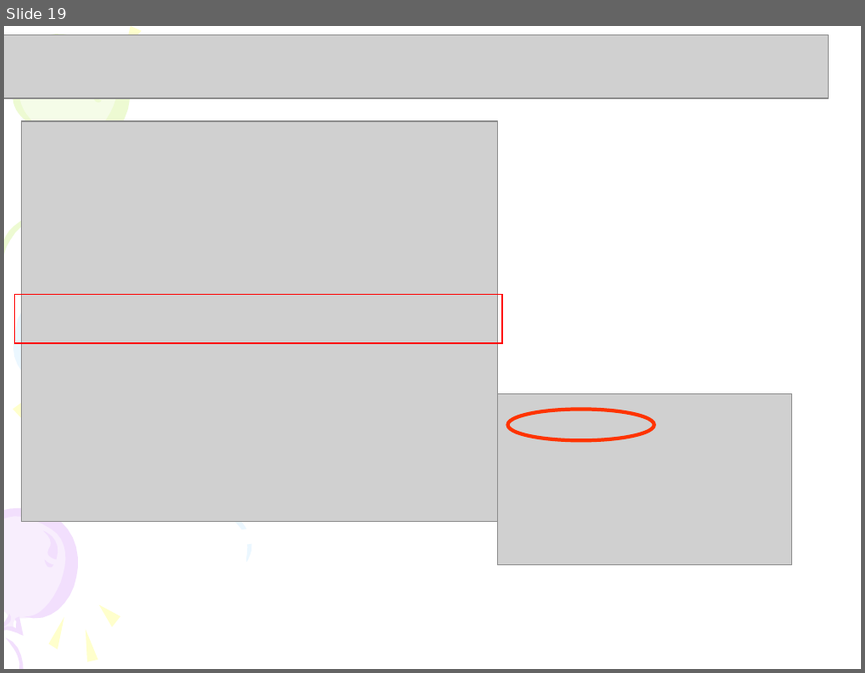
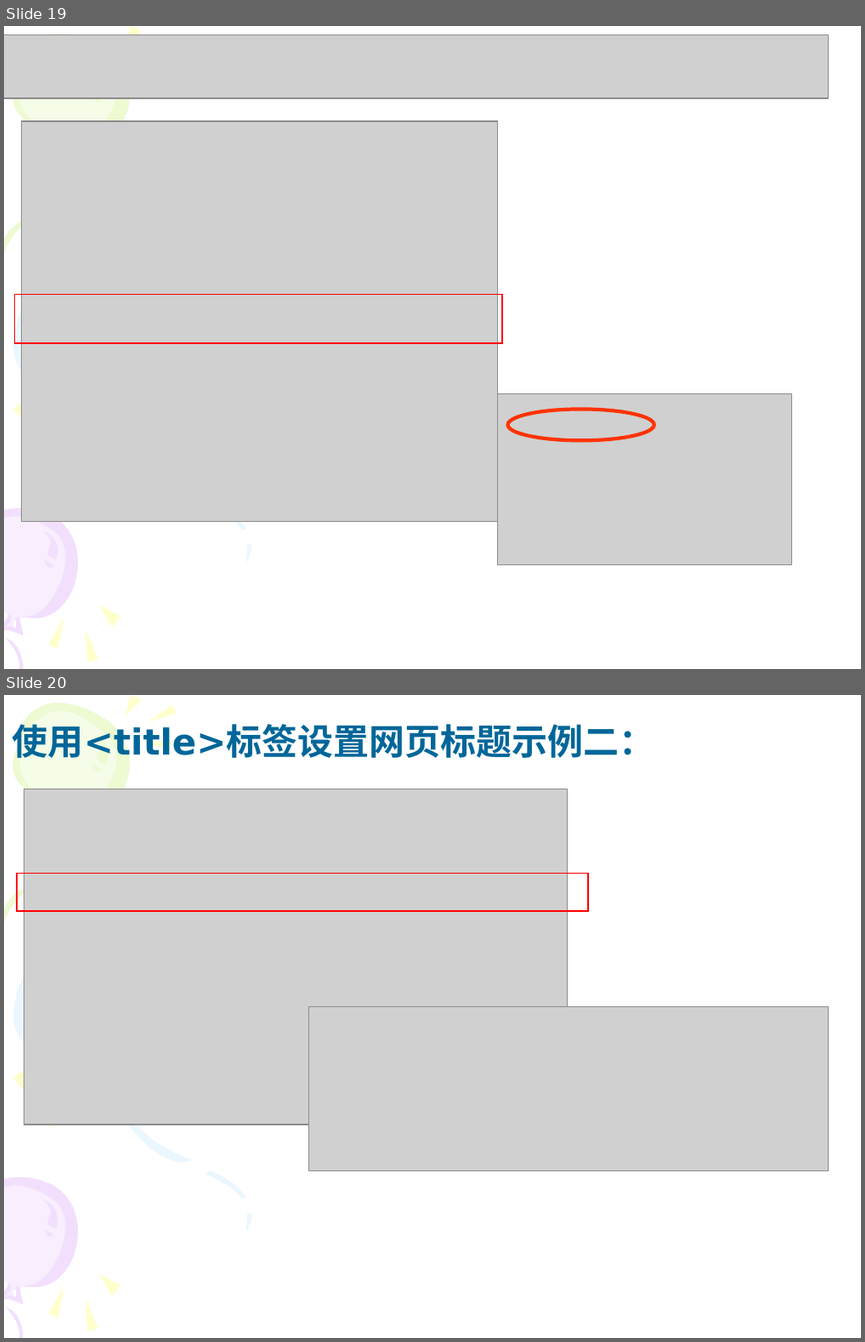
Before and after one commit to tyza66/ChinaSoftTraining-Part1, a slide deck: 代码/0420/前端第三版课件/第1讲 HTML概述与HTML文件.ppt. Shown one above the other, each under a label of ours: slide 19 before the commit, slides 19 and 20 after it. The pictures are 865x673 and 865x1342 pixels, drawn with LibreOffice and Linux fonts; fonts in the diff are those of the drawing; grey boxes stand for pictures. Boxes give left, top, right and bottom in pixels: in the first picture for what was removed or moved away, otherwise in the second. Text is boxed around its words. In the diff, an @@ line names an element or a change of style, - is before the commit and + after.

```diff
--- a/代码/0420/前端第三版课件/第1讲 HTML概述与HTML文件.ppt
+++ b/代码/0420/前端第三版课件/第1讲 HTML概述与HTML文件.ppt
@@ slide 20 added at (x1=4, y1=695, x2=861, y2=1338), background #FFFFFF; not listed: 23 template elements that a slide beside it also shows @@
@@ title added at (x1=12, y1=719, x2=655, y2=764), 30 pt, text #006699, bold @@
+使用<title>标签设置网页标题示例二：
@@ freeform shape added at (x1=143, y1=741, x2=172, y2=750), fill #FFFFCC @@
@@ picture added at (x1=24, y1=789, x2=568, y2=1124) @@
@@ rectangle added at (x1=17, y1=873, x2=588, y2=911), outline #FF0000 0.99 pt @@
@@ picture added at (x1=309, y1=1007, x2=828, y2=1170) @@
@@ freeform shape added at (x1=84, y1=1075, x2=209, y2=1169), fill #EBF7FF @@
@@ freeform shape added at (x1=32, y1=1089, x2=64, y2=1130), fill #FFFFCC @@
```
Also in this commit, not shown: 33 other slides changed, 1 other slide added, 2 slides removed, 25 other files.
